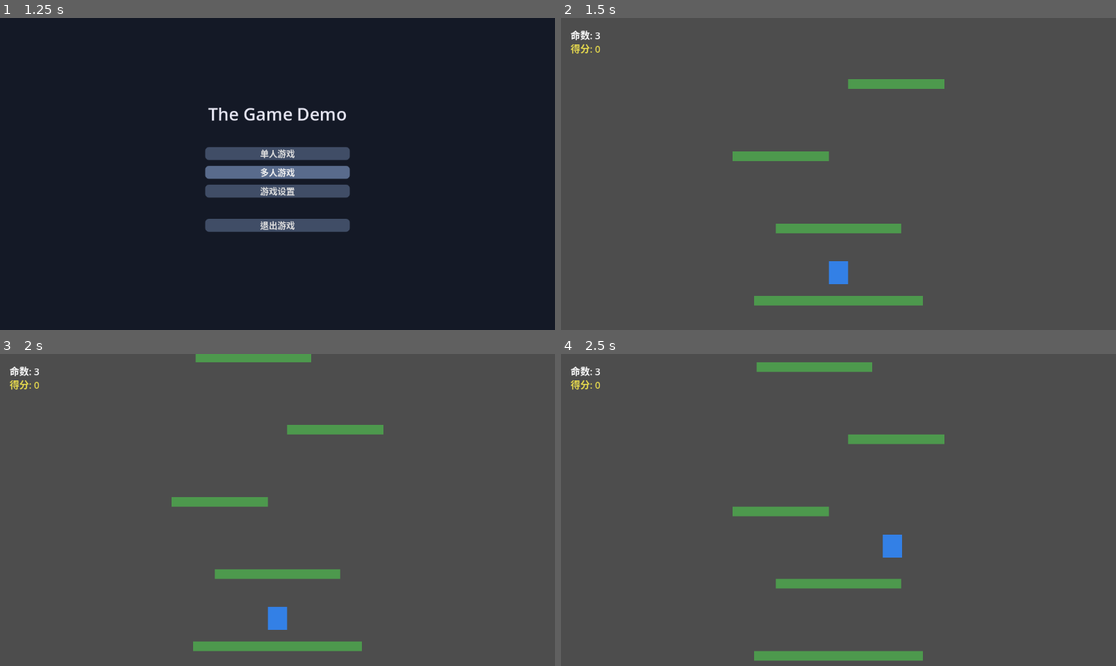
Above: before the commit, frames 1-4 (two rows, left to right).
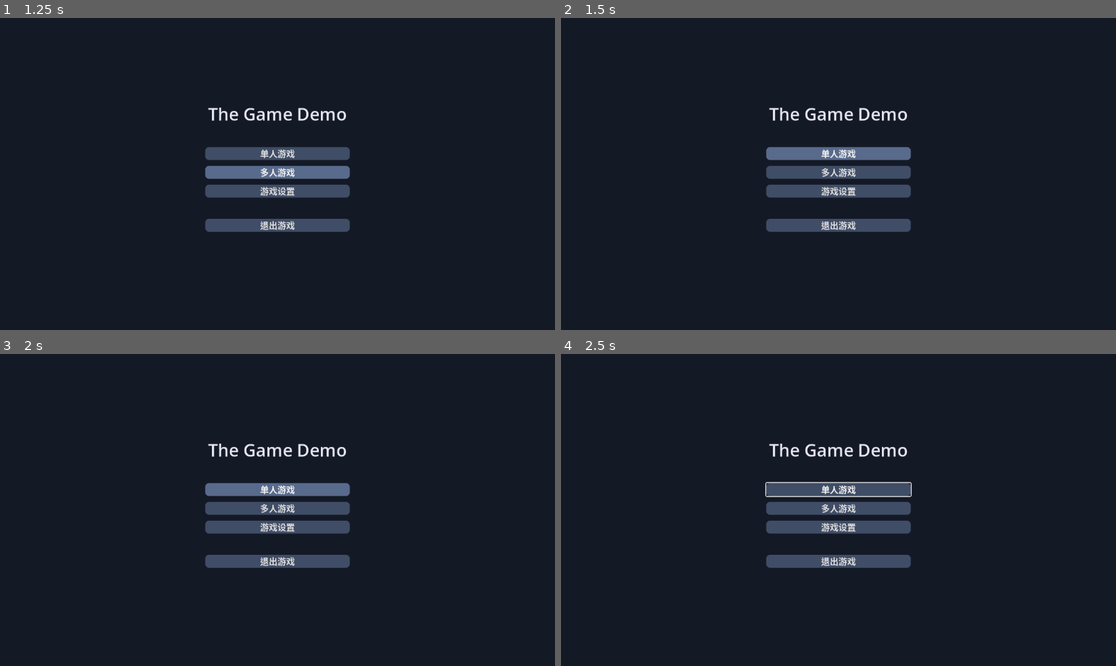
Above: after the commit, the same moments.

Repository: RainLinXi/ds-godot-2d-multiplayer
Game: Godot game, scene res://scenes/main_menu/main_menu.tscn
Same seed, same stepped clock (60 frames per second), same inputs: the game is played once before the commit and once after it.
Inputs (mouse positions are in pixels of both pictures, inside the frame that each line leads up to):
- Up to frame 1 (1.25 s): click "多人游戏" at 0.5 s
- Up to frame 2 (1.5 s): click "单人游戏" at 1.25 s
- Up to frame 3 (2 s): no input
- Up to frame 4 (2.5 s): tap Enter (ui_accept) at 2, 2.27 s; move the mouse to (960, 494) at 2.02 s; hold Right (ui_right) from 2.03 s (still down); click (960, 494) at 2.17 s

Frame 1 is identical in both runs. In frame 2, 100% of the frame differs, in the area x 0-100%, y 0-100%; in frame 3, 100%; in frame 4, 100%.
Error after the commit: Parse Error: Class "SteamMgr" hides an autoload singleton. (res://scripts/autoload/steam_manager.gd:1)

Commit message:
阶段 3: Steam 多人集成基础
- 安装 GodotSteam GDExtension 4.18.1
- 创建 SteamMgr 自动加载（Steam 初始化 + 每帧回调）
- 创建 LobbyMgr 自动加载（大厅创建/加入/离开 + SteamMultiplayerPeer + 成员管理）
- 创建大厅 UI（成员列表、邀请好友、开始游戏等按钮）
- 连接主菜单 → 大厅流程，Steam 不可用时弹窗降级提示

Co-Authored-By: Claude Opus 4.6 <noreply@anthropic.com>

Diff:
--- a/the-game-demo/project.godot
+++ b/the-game-demo/project.godot
@@ -20,6 +20,8 @@
 _mcp_game_helper="*res://addons/godot_ai/runtime/game_helper.gd"
 SettingsMgr="*res://scripts/autoload/settings_manager.gd"
 AudioMgr="*res://scripts/autoload/audio_manager.gd"
+SteamMgr="*res://scripts/autoload/steam_manager.gd"
+LobbyMgr="*res://scripts/autoload/lobby_manager.gd"
 
 [editor_plugins]
 
--- /dev/null
+++ b/the-game-demo/scenes/lobby/lobby.tscn
@@ -0,0 +1,158 @@
+[gd_scene format=3 uid="uid://dqlqjy8mwqkn7"]
+
+[ext_resource type="Script" path="res://scripts/lobby/lobby_ui.gd" id="1_script"]
+
+[sub_resource type="StyleBoxFlat" id="sb_btn_normal"]
+bg_color = Color(0.25, 0.3, 0.4, 1)
+corner_radius_top_left = 8
+corner_radius_top_right = 8
+corner_radius_bottom_left = 8
+corner_radius_bottom_right = 8
+
+[sub_resource type="StyleBoxFlat" id="sb_btn_hover"]
+bg_color = Color(0.35, 0.42, 0.55, 1)
+corner_radius_top_left = 8
+corner_radius_top_right = 8
+corner_radius_bottom_left = 8
+corner_radius_bottom_right = 8
+
+[sub_resource type="StyleBoxFlat" id="sb_btn_success"]
+bg_color = Color(0.2, 0.6, 0.3, 1)
+corner_radius_top_left = 8
+corner_radius_top_right = 8
+corner_radius_bottom_left = 8
+corner_radius_bottom_right = 8
+
+[sub_resource type="StyleBoxFlat" id="sb_panel"]
+bg_color = Color(0.08, 0.1, 0.15, 0.95)
+corner_radius_top_left = 12
+corner_radius_top_right = 12
+corner_radius_bottom_left = 12
+corner_radius_bottom_right = 12
+
+[node name="Lobby" type="Control"]
+layout_mode = 3
+anchors_preset = 15
+anchor_right = 1.0
+anchor_bottom = 1.0
+grow_horizontal = 2
+grow_vertical = 2
+script = ExtResource("1_script")
+
+[node name="Background" type="ColorRect" parent="."]
+layout_mode = 1
+anchors_preset = 15
+anchor_right = 1.0
+anchor_bottom = 1.0
+grow_horizontal = 2
+grow_vertical = 2
+color = Color(0.08, 0.1, 0.15, 1)
+
+[node name="MainPanel" type="Panel" parent="."]
+layout_mode = 1
+anchors_preset = 8
+anchor_left = 0.5
+anchor_top = 0.5
+anchor_right = 0.5
+anchor_bottom = 0.5
+offset_left = -220.0
+offset_top = -180.0
+offset_right = 220.0
+offset_bottom = 180.0
+grow_horizontal = 2
+grow_vertical = 2
+theme_override_styles/panel = SubResource("sb_panel")
+
+[node name="VBoxContainer" type="VBoxContainer" parent="MainPanel"]
+layout_mode = 1
+anchors_preset = 15
+anchor_right = 1.0
+anchor_bottom = 1.0
+offset_left = 20.0
+offset_top = 20.0
+offset_right = -20.0
+offset_bottom = -20.0
+grow_horizontal = 2
+grow_vertical = 2
+theme_override_constants/separation = 10
+
+[node name="TitleLabel" type="Label" parent="MainPanel/VBoxContainer"]
+layout_mode = 2
+text = "多人游戏大厅"
+horizontal_alignment = 1
+theme_override_font_sizes/font_size = 24
+theme_override_colors/font_color = Color(0.9, 0.9, 0.95, 1)
+
+[node name="StatusLabel" type="Label" parent="MainPanel/VBoxContainer"]
+unique_name_in_owner = true
+layout_mode = 2
+text = "正在创建大厅..."
+horizontal_alignment = 1
+theme_override_font_sizes/font_size = 14
+theme_override_colors/font_color = Color(0.7, 0.75, 0.8, 1)
+
+[node name="LobbyIdLabel" type="Label" parent="MainPanel/VBoxContainer"]
+unique_name_in_owner = true
+layout_mode = 2
+text = ""
+horizontal_alignment = 1
+theme_override_font_sizes/font_size = 12
+theme_override_colors/font_color = Color(0.5, 0.55, 0.6, 1)
+
+[node name="HSeparator" type="HSeparator" parent="MainPanel/VBoxContainer"]
+layout_mode = 2
+
+[node name="MemberLabel" type="Label" parent="MainPanel/VBoxContainer"]
+layout_mode = 2
+text = "成员列表"
+theme_override_font_sizes/font_size = 16
+theme_override_colors/font_color = Color(0.8, 0.85, 0.9, 1)
+
+[node name="MemberContainer" type="VBoxContainer" parent="MainPanel/VBoxContainer"]
+unique_name_in_owner = true
+layout_mode = 2
+custom_minimum_size = Vector2(0, 80)
+theme_override_constants/separation = 4
+
+[node name="HSeparator2" type="HSeparator" parent="MainPanel/VBoxContainer"]
+layout_mode = 2
+
+[node name="InfoLabel" type="Label" parent="MainPanel/VBoxContainer"]
+unique_name_in_owner = true
+layout_mode = 2
+text = ""
+horizontal_alignment = 1
+theme_override_font_sizes/font_size = 13
+theme_override_colors/font_color = Color(0.7, 0.75, 0.8, 1)
+
+[node name="ButtonRow" type="HBoxContainer" parent="MainPanel/VBoxContainer"]
+layout_mode = 2
+theme_override_constants/separation = 10
+alignment = 1
+
+[node name="StartGameBtn" type="Button" parent="MainPanel/VBoxContainer/ButtonRow"]
+unique_name_in_owner = true
+layout_mode = 2
+text = "开始游戏"
+theme_override_styles/normal = SubResource("sb_btn_success")
+theme_override_styles/hover = SubResource("sb_btn_hover")
+theme_override_font_sizes/font_size = 16
+
+[node name="InviteBtn" type="Button" parent="MainPanel/VBoxContainer/ButtonRow"]
+layout_mode = 2
+text = "邀请好友"
+theme_override_styles/normal = SubResource("sb_btn_normal")
+theme_override_styles/hover = SubResource("sb_btn_hover")
+theme_override_font_sizes/font_size = 16
+
+[node name="LeaveBtn" type="Button" parent="MainPanel/VBoxContainer/ButtonRow"]
+unique_name_in_owner = true
+layout_mode = 2
+text = "离开大厅"
+theme_override_styles/normal = SubResource("sb_btn_normal")
+theme_override_styles/hover = SubResource("sb_btn_hover")
+theme_override_font_sizes/font_size = 16
+
+[connection signal="pressed" from="MainPanel/VBoxContainer/ButtonRow/StartGameBtn" to="." method="_on_start_game_pressed"]
+[connection signal="pressed" from="MainPanel/VBoxContainer/ButtonRow/InviteBtn" to="." method="_on_invite_pressed"]
+[connection signal="pressed" from="MainPanel/VBoxContainer/ButtonRow/LeaveBtn" to="." method="_on_leave_pressed"]
--- /dev/null
+++ b/the-game-demo/scripts/autoload/lobby_manager.gd
@@ -0,0 +1,216 @@
+class_name LobbyMgr
+extends Node
+## 大厅管理器 — 全局单例
+## 职责：大厅创建/加入/离开、成员管理、SteamMultiplayerPeer 生命周期
+## 所有 Steam 信号在此集中处理，通过信号通知 UI
+
+# ── 信号（供 LobbyUI 监听）────
+
+signal lobby_created(lobby_id: int)
+signal lobby_joined(lobby_id: int)
+signal lobby_left()
+signal lobby_join_failed(reason: String)
+signal member_joined(steam_id: int, player_name: String)
+signal member_left(steam_id: int, player_name: String)
+signal members_refreshed()          # 成员列表整体刷新（供 UI 重绘）
+signal error_occurred(message: String)
+
+# ── 状态变量 ────
+
+var lobby_id: int = 0               # 0 = 无大厅
+var is_host: bool = false
+var members: Array = []             # [{steam_id: int, name: String}]
+var multiplayer_peer: SteamMultiplayerPeer
+var _is_creating: bool = false      # 防止 createLobby 双重信号
+
+
+# ════════════════════════════════════════════
+# 公共 API
+# ════════════════════════════════════════════
+
+func is_steam_available() -> bool:
+	return SteamMgr.steam_enabled
+
+
+## 创建大厅（房主调用）
+func create_lobby() -> void:
+	if not _check_steam():
+		return
+
+	_is_creating = true
+	print("[LobbyMgr] 正在创建大厅...")
+	Steam.createLobby(Steam.LOBBY_TYPE_PUBLIC, 4)
+
+
+## 加入大厅（客户端调用）
+func join_lobby(p_lobby_id: int) -> void:
+	if not _check_steam():
+		return
+
+	print("[LobbyMgr] 正在加入大厅 %d..." % p_lobby_id)
+	Steam.joinLobby(p_lobby_id)
+
+
+## 离开大厅
+func leave_lobby() -> void:
+	print("[LobbyMgr] 离开大厅 %d" % lobby_id)
+
+	# 关闭网络对等端
+	if multiplayer_peer:
+		multiplayer_peer.close()
+		multiplayer_peer = null
+
+	if lobby_id != 0:
+		Steam.leaveLobby(lobby_id)
+
+	lobby_id = 0
+	is_host = false
+	members.clear()
+	_is_creating = false
+
+	lobby_left.emit()
+
+
+## 开始游戏（阶段 3: 仅切换场景；阶段 4: 先激活 multiplayer_peer 再切换）
+func start_game() -> void:
+	if not is_host:
+		error_occurred.emit("只有房主可以开始游戏")
+		return
+
+	print("[LobbyMgr] 房主开始游戏 — 切换到 game_world")
+	get_tree().change_scene_to_file("res://scenes/game/game_world.tscn")
+
+
+## 获取当前大厅成员数量
+func get_member_count() -> int:
+	return members.size()
+
+
+# ════════════════════════════════════════════
+# 内部方法
+# ════════════════════════════════════════════
+
+func _check_steam() -> bool:
+	if not SteamMgr.steam_enabled:
+		error_occurred.emit("Steam 未运行，无法使用多人模式")
+		return false
+	return true
+
+
+func _ready() -> void:
+	_connect_steam_signals()
+
+
+func _connect_steam_signals() -> void:
+	Steam.lobby_created.connect(_on_lobby_created)
+	Steam.lobby_joined.connect(_on_lobby_joined)
+	Steam.lobby_chat_update.connect(_on_lobby_chat_update)
+
+
+# ── Steam 回调处理 ────
+
+func _on_lobby_created(connect: int, created_id: int) -> void:
+	if connect != 1:
+		error_occurred.emit("大厅创建失败 (Steam 连接错误)")
+		_is_creating = false
+		return
+
+	lobby_id = created_id
+	is_host = true
+
+	# 设置大厅属性（可被搜索、加入）
+	Steam.setLobbyJoinable(lobby_id, true)
+	Steam.setLobbyData(lobby_id, "name", SettingsMgr.player_name + " 的房间")
+	# 启用 P2P 数据包中继（客户端间穿透 NAT）
+	Steam.allowP2PPacketRelay(true)
+
+	# 创建 SteamMultiplayerPeer 并绑定大厅
+	multiplayer_peer = SteamMultiplayerPeer.new()
+	var err: int = multiplayer_peer.host_with_lobby(lobby_id)
+	if err != OK:
+		push_warning("[LobbyMgr] host_with_lobby 失败 (err=%d)" % err)
+
+	# 将自己加入成员列表
+	_add_self_to_members()
+
+	print("[LobbyMgr] 大厅创建成功 — ID: %d" % lobby_id)
+	lobby_created.emit(lobby_id)
+
+
+func _on_lobby_joined(joined_id: int, _permissions: int, _locked: bool, response: int) -> void:
+	# createLobby 会同时触发 lobby_created 和 lobby_joined
+	# 房主已在 _on_lobby_created 中处理，这里跳过
+	if _is_creating:
+		_is_creating = false
+		return
+
+	if response != Steam.CHAT_ROOM_ENTER_RESPONSE_SUCCESS:
+		var reason := "加入大厅失败 (错误码 %d)" % response
+		print("[LobbyMgr] " + reason)
+		lobby_join_failed.emit(reason)
+		return
+
+	lobby_id = joined_id
+	is_host = false
+
+	# 创建 SteamMultiplayerPeer 并连接大厅
+	multiplayer_peer = SteamMultiplayerPeer.new()
+	var err: int = multiplayer_peer.connect_to_lobby(lobby_id)
+	if err != OK:
+		push_warning("[LobbyMgr] connect_to_lobby 失败 (err=%d)" % err)
+
+	# 刷新成员列表
+	_refresh_members()
+
+	print("[LobbyMgr] 已加入大厅 — ID: %d, 成员数: %d" % [lobby_id, members.size()])
+	lobby_joined.emit(lobby_id)
+
+
+func _on_lobby_chat_update(_chat_lobby_id: int, _changed_user_id: int, _making_change_id: int, _chat_state: int) -> void:
+	if lobby_id == 0:
+		return
+	_refresh_members()
+
+
+# ── 成员管理 ────
+
+func _add_self_to_members() -> void:
+	var steam_id: int = Steam.getSteamID()
+	var name: String = Steam.getFriendPersonaName(steam_id)
+	members.append({"steam_id": steam_id, "name": name})
+
+
+func _refresh_members() -> void:
+	var old_ids: Array = []
+	for m: Dictionary in members:
+		old_ids.append(m.steam_id)
+
+	members.clear()
+	var count: int = Steam.getNumLobbyMembers(lobby_id)
+	for i in count:
+		var steam_id: int = Steam.getLobbyMemberByIndex(lobby_id, i)
+		var name: String = Steam.getFriendPersonaName(steam_id)
+		members.append({"steam_id": steam_id, "name": name})
+
+	# 对比变化，发送增减信号
+	var new_ids: Array = []
+	for m: Dictionary in members:
+		new_ids.append(m.steam_id)
+
+	for old_id: int in old_ids:
+		if old_id not in new_ids:
+			var old_name := ""
+			for m: Dictionary in members:
+				if m.steam_id == old_id:
+					old_name = m.name
+					break
+			if old_name == "":
+				old_name = "玩家 %d" % old_id
+			member_left.emit(old_id, old_name)
+
+	for new_id: int in new_ids:
+		if new_id not in old_ids:
+			var new_name: String = Steam.getFriendPersonaName(new_id)
+			member_joined.emit(new_id, new_name)
+
+	members_refreshed.emit()
--- /dev/null
+++ b/the-game-demo/scripts/autoload/steam_manager.gd
@@ -0,0 +1,35 @@
+class_name SteamMgr
+extends Node
+## Steam 管理器 — 全局单例
+## 职责：Steam API 初始化 + 每帧 run_callbacks
+## 不包含任何大厅/网络逻辑
+
+var steam_enabled: bool = false
+
+
+func _ready() -> void:
+	_initialize_steam()
+
+
+func _initialize_steam() -> void:
+	var init_result: Dictionary = Steam.steamInitEx(480, false)
+	var status: int = init_result.get("status", 0)
+
+	if status != 1:
+		push_warning("[SteamMgr] Steam 初始化失败 (status=%d, verbal='%s') — Steam 客户端可能未运行，多人模式不可用。" % [status, init_result.get("verbal", "未知")])
+		steam_enabled = false
+		return
+
+	# 启用 P2P 中继网络（大厅通信必需）
+	Steam.initRelayNetworkAccess()
+	steam_enabled = true
+
+	var steam_id: int = Steam.getSteamID()
+	var persona: String = Steam.getFriendPersonaName(steam_id)
+	print("[SteamMgr] Steam 初始化成功 — 用户: %s (ID: %d)" % [persona, steam_id])
+
+
+func _process(_delta: float) -> void:
+	# Steam 回调必须每帧在主线程运行
+	if steam_enabled:
+		Steam.run_callbacks()
--- /dev/null
+++ b/the-game-demo/scripts/lobby/lobby_ui.gd
@@ -0,0 +1,123 @@
+class_name LobbyUI
+extends Control
+## 大厅 UI — 纯展示层
+## 所有逻辑委托给 LobbyMgr，仅负责刷新界面
+
+@onready var status_label: Label = %StatusLabel
+@onready var lobby_id_label: Label = %LobbyIdLabel
+@onready var member_container: VBoxContainer = %MemberContainer
+@onready var start_game_btn: Button = %StartGameBtn
+@onready var leave_btn: Button = %LeaveBtn
+@onready var info_label: Label = %InfoLabel
+
+
+func _ready() -> void:
+	# 连接 LobbyMgr 信号
+	LobbyMgr.lobby_created.connect(_on_lobby_created)
+	LobbyMgr.lobby_joined.connect(_on_lobby_joined)
+	LobbyMgr.lobby_left.connect(_on_lobby_left)
+	LobbyMgr.lobby_join_failed.connect(_on_lobby_join_failed)
+	LobbyMgr.member_joined.connect(_on_member_joined)
+	LobbyMgr.member_left.connect(_on_member_left)
+	LobbyMgr.members_refreshed.connect(_on_members_refreshed)
+	LobbyMgr.error_occurred.connect(_on_error)
+
+	# 初始 UI 状态
+	start_game_btn.hide()
+	status_label.text = "正在创建大厅..."
+	info_label.text = ""
+
+	# 模拟进入：LobbyMgr 的 create_lobby 已在 MainMenu 中调用
+	# 如果 LobbyMgr.lobby_id 已设置，说明信号已触发（连接前就完成了）
+	if LobbyMgr.lobby_id != 0:
+		_on_lobby_created(LobbyMgr.lobby_id)
+
+
+# ════════════════════════════════════════════
+# LobbyMgr 信号回调
+# ════════════════════════════════════════════
+
+func _on_lobby_created(p_lobby_id: int) -> void:
+	status_label.text = "大厅已创建 — 等待其他玩家..."
+	lobby_id_label.text = "大厅 ID: %d" % p_lobby_id
+	start_game_btn.show()
+	_refresh_member_list()
+
+
+func _on_lobby_joined(p_lobby_id: int) -> void:
+	status_label.text = "已加入大厅 — 等待房主开始游戏..."
+	lobby_id_label.text = "大厅 ID: %d" % p_lobby_id
+	start_game_btn.hide()
+	_refresh_member_list()
+
+
+func _on_lobby_left() -> void:
+	status_label.text = "已离开大厅"
+
+
+func _on_lobby_join_failed(reason: String) -> void:
+	info_label.text = "加入失败: " + reason
+	status_label.text = "加入大厅失败"
+
+
+func _on_member_joined(steam_id: int, player_name: String) -> void:
+	_refresh_member_list()
+	info_label.text = "%s 加入了房间" % player_name
+
+
+func _on_member_left(_steam_id: int, player_name: String) -> void:
+	_refresh_member_list()
+	info_label.text = "%s 离开了房间" % player_name
+
+
+func _on_members_refreshed() -> void:
+	_refresh_member_list()
+
+
+func _on_error(message: String) -> void:
+	info_label.text = "错误: " + message
+
+
+# ════════════════════════════════════════════
+# UI 刷新
+# ════════════════════════════════════════════
+
+func _refresh_member_list() -> void:
+	# 清空现有成员条目
+	for child in member_container.get_children():
+		child.queue_free()
+
+	# 重建成员列表
+	for m: Dictionary in LobbyMgr.members:
+		var label := Label.new()
+		var name: String = m.get("name", "未知")
+		var sid: int = m.get("steam_id", 0)
+
+		if sid == Steam.getSteamID():
+			label.text = "★ %s (你)" % name
+			label.add_theme_color_override("font_color", Color(0.3, 0.9, 0.5))
+		else:
+			label.text = "  %s" % name
+			label.add_theme_color_override("font_color", Color(0.9, 0.9, 0.95))
+
+		label.add_theme_font_size_override("font_size", 18)
+		member_container.add_child(label)
+
+
+# ════════════════════════════════════════════
+# 按钮回调
+# ════════════════════════════════════════════
+
+func _on_start_game_pressed() -> void:
+	LobbyMgr.start_game()
+
+
+func _on_leave_pressed() -> void:
+	LobbyMgr.leave_lobby()
+	get_tree().change_scene_to_file("res://scenes/main_menu/main_menu.tscn")
+
+
+func _on_invite_pressed() -> void:
+	# 打开 Steam Overlay 邀请好友
+	if LobbyMgr.lobby_id != 0:
+		Steam.activateGameOverlayInviteDialog(LobbyMgr.lobby_id)
--- a/the-game-demo/scripts/main_menu/main_menu_ui.gd
+++ b/the-game-demo/scripts/main_menu/main_menu_ui.gd
@@ -16,9 +16,11 @@
 
 func _on_multiplayer_pressed() -> void:
 	print("[MainMenu] 多人游戏")
-	# 阶段 3 实现 — 进入大厅
-	# LobbyMgr.create_lobby()
-	# get_tree().change_scene_to_file("res://scenes/lobby/lobby.tscn")
+	if not LobbyMgr.is_steam_available():
+		_show_steam_unavailable()
+		return
+	LobbyMgr.create_lobby()
+	get_tree().change_scene_to_file("res://scenes/lobby/lobby.tscn")
 
 
 func _on_settings_pressed() -> void:
@@ -29,5 +31,15 @@
 	settings_panel.hide()
 
 
+func _show_steam_unavailable() -> void:
+	# 弹出 Steam 不可用提示
+	var dialog := AcceptDialog.new()
+	dialog.title = "Steam 未运行"
+	dialog.dialog_text = "Steam 客户端未运行或初始化失败。\n\n请先启动 Steam 客户端再使用多人模式。"
+	dialog.add_theme_font_size_override("font_size", 14)
+	add_child(dialog)
+	dialog.popup_centered()
+
+
 func _on_quit_pressed() -> void:
 	get_tree().quit()
Not shown, added: the-game-demo/addons/godotsteam/editor/steamworks_panel.gd
Not shown, added: the-game-demo/addons/godotsteam/editor/steamworks_panel.gd.uid
Not shown, added: the-game-demo/addons/godotsteam/godotsteam_plugin.gd
Not shown, added: the-game-demo/addons/godotsteam/godotsteam_plugin.gd.uid
Not shown, added: the-game-demo/addons/godotsteam/plugin.cfg
Not shown, added: the-game-demo/steam_appid.txt
Not shown, added: the-game-demo/addons/godotsteam/godotsteam.gdextension
Not shown, added: the-game-demo/addons/godotsteam/license.md
Not shown, added: the-game-demo/addons/godotsteam/linux32/libgodotsteam.linux.template_debug.x86_32.so
Not shown, added: the-game-demo/addons/godotsteam/linux32/libgodotsteam.linux.template_release.x86_32.so
Not shown, added: the-game-demo/addons/godotsteam/linux32/libsteam_api.so
Not shown, added: the-game-demo/addons/godotsteam/linux64/libgodotsteam.linux.template_debug.x86_64.so
(and 11 more such lines)
